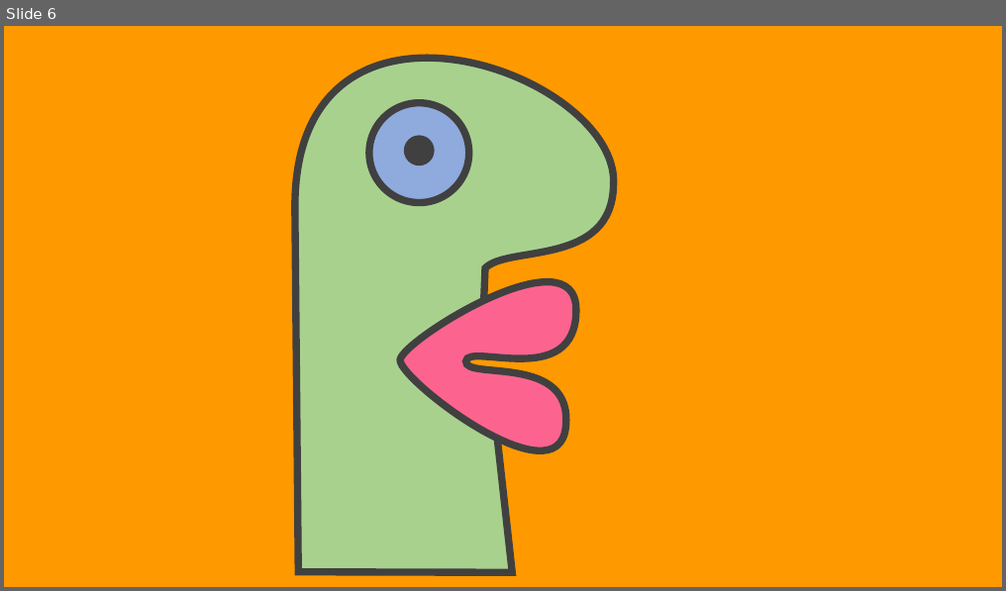
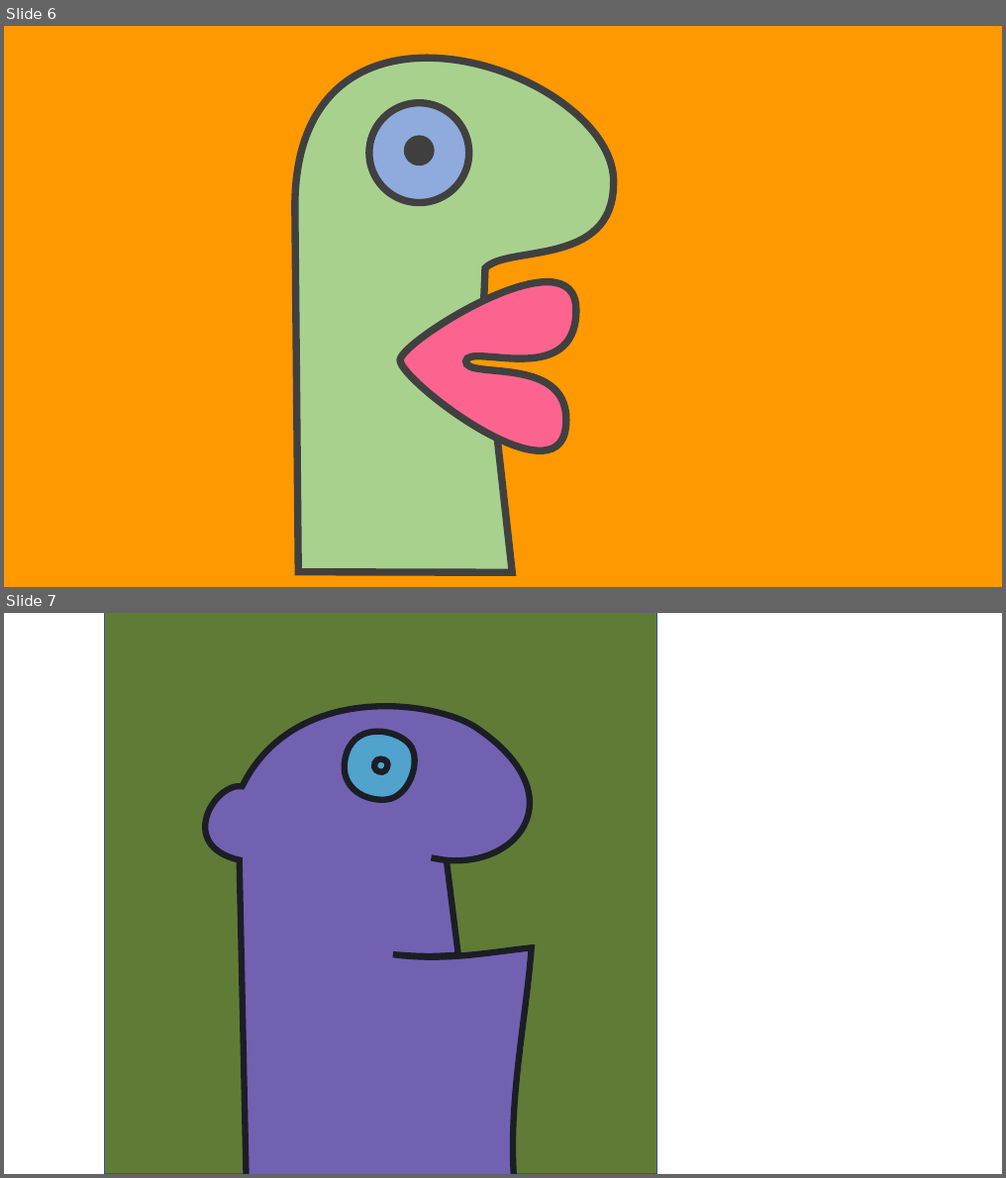
Before and after one commit to emilysmithson/careshare, a slide deck: images/CareShare.pptx. Shown one above the other, each under a label of ours: slide 6 before the commit, slides 6 and 7 after it. The pictures are 1006x591 and 1006x1178 pixels, drawn with LibreOffice and Linux fonts; fonts in the diff are those of the drawing. Boxes give left, top, right and bottom in pixels: in the first picture for what was removed or moved away, otherwise in the second. Text is boxed around its words. In the diff, an @@ line names an element or a change of style, - is before the commit and + after.

Commit message:
New user wizard

```diff
--- a/images/CareShare.pptx
+++ b/images/CareShare.pptx
@@ slide 7 added at (4, 613, 1002, 1174), background #FFFFFF @@
@@ rectangle added at (105, 613, 657, 1174), fill #607B36, outline #325491 1 pt @@
@@ freeform shape added at (205, 707, 532, 1174), fill #7261B1, outline #1B1E25 6 pt @@
@@ freeform shape added at (345, 731, 415, 799), fill #51A2CD, outline #1B1E25 6 pt @@
@@ freeform shape added at (374, 759, 388, 771), outline #1B1E25 6 pt @@
```
